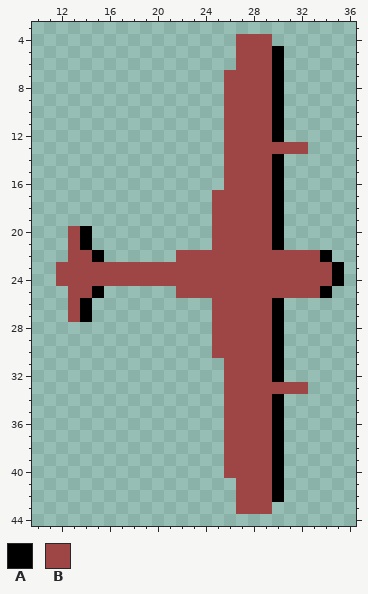
Pixel-art sprite: assets/a3.png. This is how it looked before the edit.
The file is 48x48 pixels. Shown: x 10..36, y 3..44.
Palette (. is transparent): A #000000  B #9e4646
Pixels before, first column x 12:
 4 ...............BBB......
 5 ...............BBBA.....
 6 ...............BBBA.....
 7 ..............BBBBA.....
 8 ..............BBBBA.....
 9 ..............BBBBA.....
10 ..............BBBBA.....
11 ..............BBBBA.....
12 ..............BBBBA.....
13 ..............BBBBBBB...
14 ..............BBBBA.....
15 ..............BBBBA.....
16 ..............BBBBA.....
17 .............BBBBBA.....
18 .............BBBBBA.....
19 .............BBBBBA.....
20 .BA..........BBBBBA.....
21 .BA..........BBBBBA.....
22 .BBA......BBBBBBBBBBBBA.
23 BBBBBBBBBBBBBBBBBBBBBBBA
24 BBBBBBBBBBBBBBBBBBBBBBBA
25 .BBA......BBBBBBBBBBBBA.
26 .BA..........BBBBBA.....
27 .BA..........BBBBBA.....
28 .............BBBBBA.....
29 .............BBBBBA.....
30 .............BBBBBA.....
31 ..............BBBBA.....
32 ..............BBBBA.....
33 ..............BBBBBBB...
34 ..............BBBBA.....
35 ..............BBBBA.....
36 ..............BBBBA.....
37 ..............BBBBA.....
38 ..............BBBBA.....
39 ..............BBBBA.....
40 ..............BBBBA.....
41 ...............BBBA.....
42 ...............BBBA.....
43 ...............BBB......
The same view after the edit:
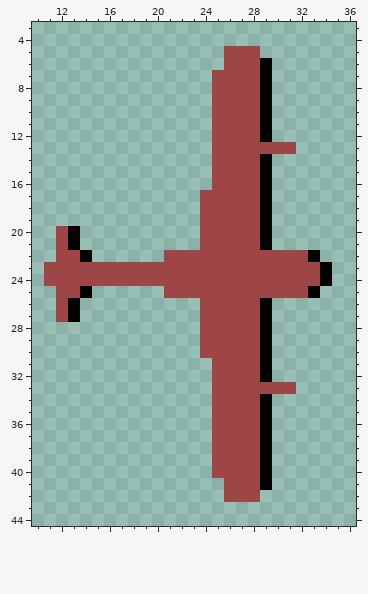
Edits made:
y 4: x 27..29 BBB -> ...
y 5: x 26 . -> B; x 29..30 BA -> ..
y 6: x 26 . -> B; x 29..30 BA -> A.
y 7..12: x 25 . -> B; x 29..30 BA -> A.
y 13: x 25 . -> B; x 32 B -> .
y 14..16: x 25 . -> B; x 29..30 BA -> A.
y 17..19: x 24 . -> B; x 29..30 BA -> A.
y 20..21: x 12..14 .BA -> BA.; x 24 . -> B; x 29..30 BA -> A.
y 22: x 12 . -> B; x 14..15 BA -> A.; x 21 . -> B; x 33..34 BA -> A.
y 23..24: x 11 . -> B; x 34..35 BA -> A.
y 25: x 12 . -> B; x 14..15 BA -> A.; x 21 . -> B; x 33..34 BA -> A.
y 26..27: x 12..14 .BA -> BA.; x 24 . -> B; x 29..30 BA -> A.
y 28..30: x 24 . -> B; x 29..30 BA -> A.
y 31..32: x 25 . -> B; x 29..30 BA -> A.
y 33: x 25 . -> B; x 32 B -> .
y 34..40: x 25 . -> B; x 29..30 BA -> A.
y 41: x 26 . -> B; x 29..30 BA -> A.
y 42: x 26 . -> B; x 29..30 BA -> ..
y 43: x 27..29 BBB -> ...
Changed places in both pictures, as pixel boxes (x1, y1, x2, y2):
changed: (164, 34, 344, 514)
changed: (44, 226, 104, 322)
